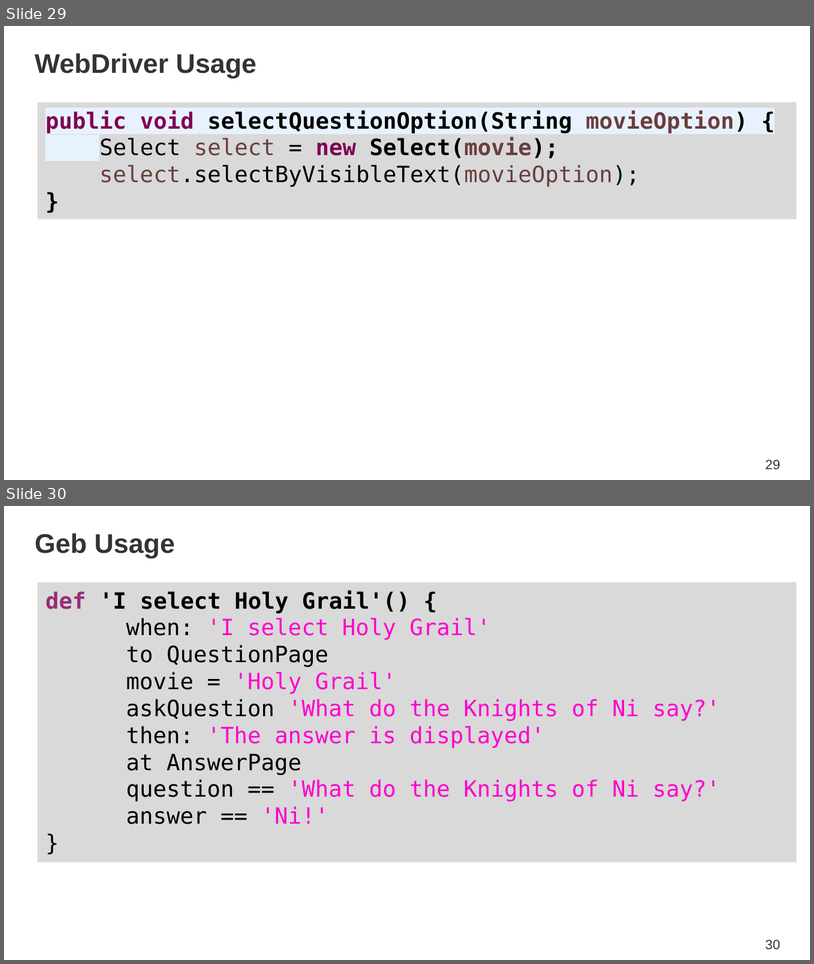
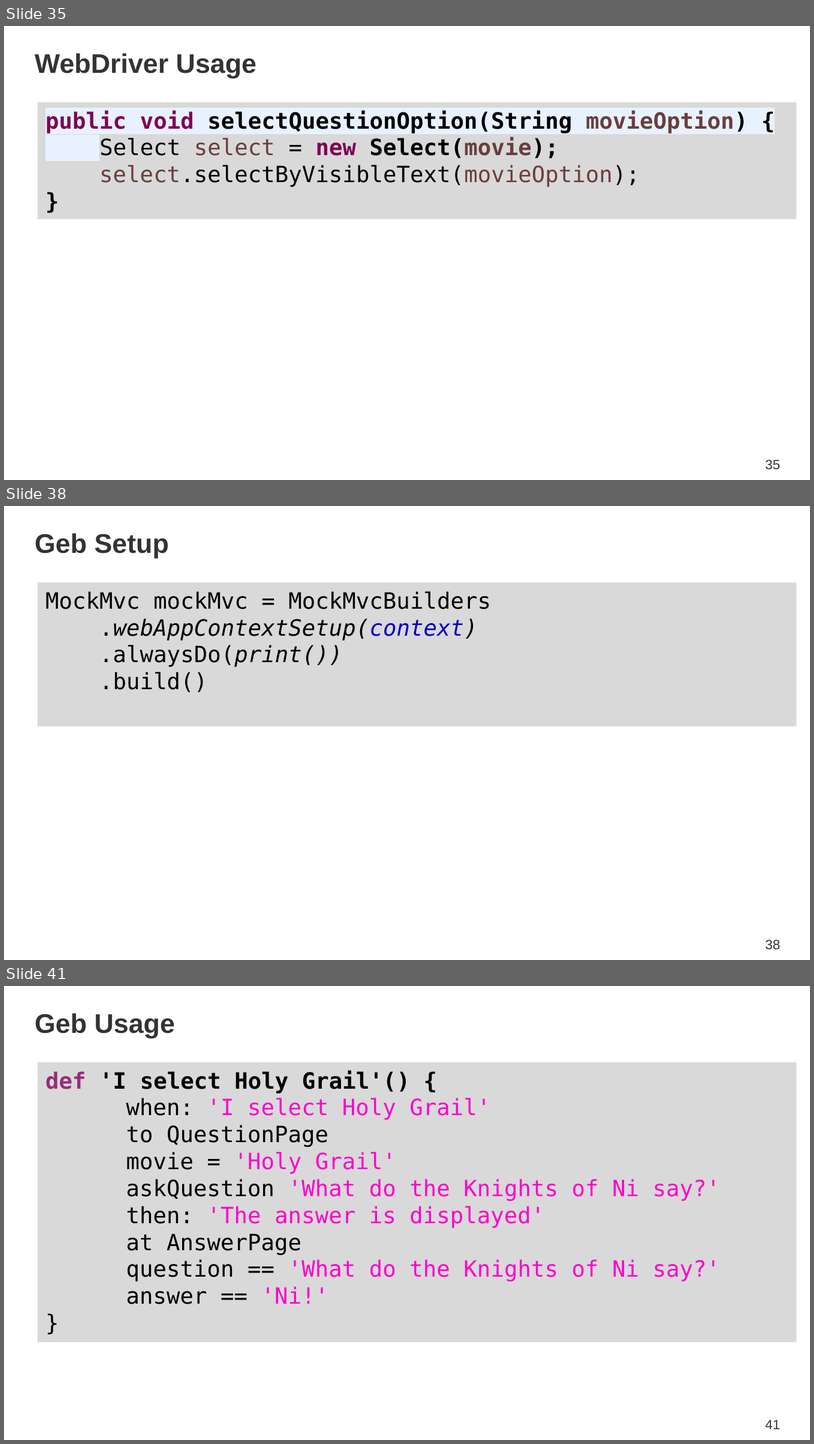
Before and after one commit to SpringOne2GX-2014/monty-python-trivia, a slide deck: SpringOne2GX_2014_HolyIntegrationTest.pptx. Shown one above the other, each under a label of ours: slides 29 and 30 before the commit, slides 35, 38 and 41 after it; the slides between them are not shown. The pictures are 814x964 and 814x1444 pixels, drawn with LibreOffice and Linux fonts; fonts in the diff are those of the drawing; background and template pictures are left out. Boxes give left, top, right and bottom in pixels: in the first picture for what was removed or moved away, otherwise in the second. Text is boxed around its words. In the diff, an @@ line names an element or a change of style, - is before the commit and + after.

```diff
--- a/SpringOne2GX_2014_HolyIntegrationTest.pptx
+++ b/SpringOne2GX_2014_HolyIntegrationTest.pptx
@@ slide 38 added at [4, 506, 810, 960], background #FFFFFF @@
@@ title added at [35, 533, 169, 558], 24 pt, text #333333, bold @@
+Geb Setup
@@ rectangle added at [38, 583, 797, 726], fill #D9D9D9, 20 pt, text #000000 @@
+MockMvc mockMvc = MockMvcBuilders
+.webAppContextSetup(context)
+.alwaysDo(print())
+.build()
@@ page number added at [765, 939, 780, 949], 12 pt, text #333333 @@
+38
@@ what was slide 29 is now slide 35 @@
@@ page number at [765, 459, 780, 469]: text changed @@
-29
+35
@@ what was slide 30 is now slide 41 @@
@@ page number at [765, 1419, 780, 1429]: text changed @@
-30
+41
```
Also in this commit, not shown: 4 slides changed, 10 other slides added.
